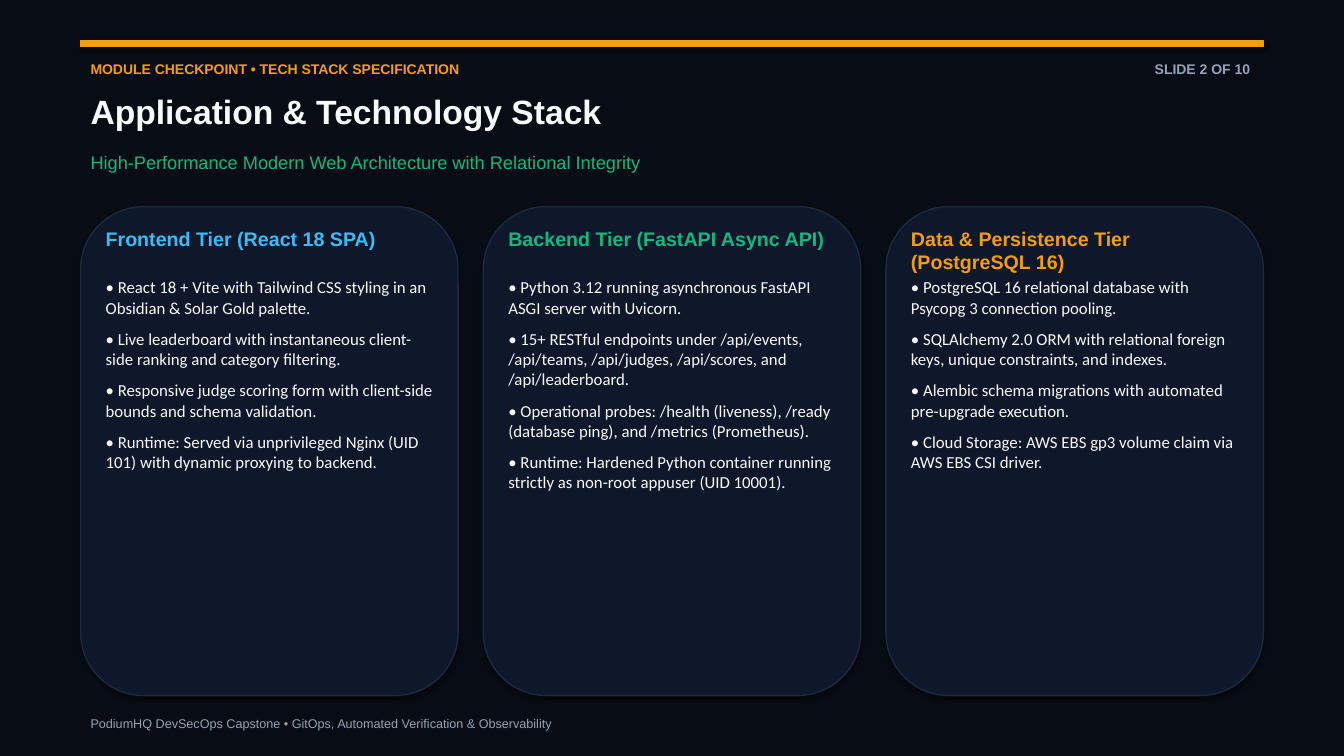
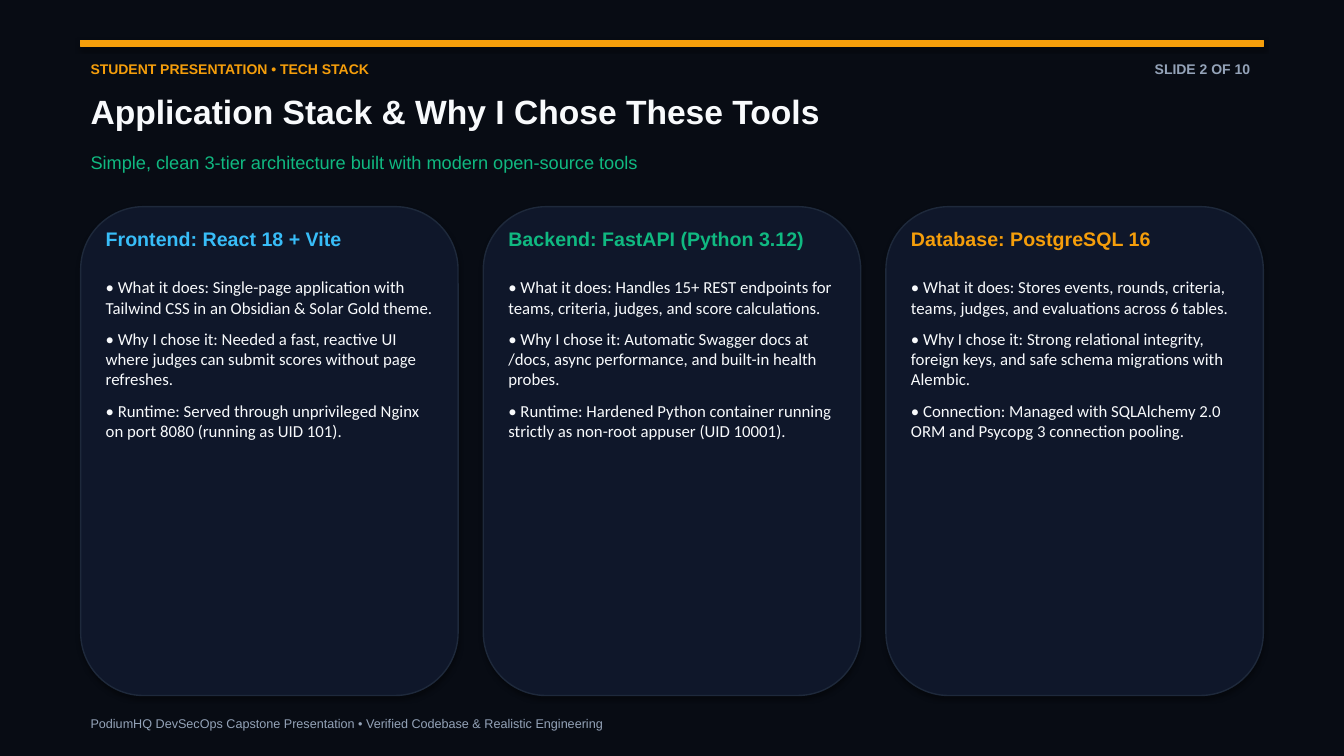
Before and after one commit to nandakishore-dasari/podiumHQ, a slide deck: slide 2 of demo/slides.pptx. Drawn at 1344x756 pixels with LibreOffice and Linux fonts; fonts in the diff are those of the drawing. Boxes give left, top, right and bottom in pixels: in the first picture for what was removed or moved away, otherwise in the second. Text is boxed around its words. In the diff, an @@ line names an element or a change of style, - is before the commit and + after.

Commit message:
docs(presentation): revise slides and PDF to student-friendly presentation with natural speaking lines

```diff
--- a/demo/slides.pptx
+++ b/demo/slides.pptx
@@ text at [91, 64, 369, 74]: text changed @@
-MODULE CHECKPOINT • TECH STACK SPECIFICATION
+STUDENT PRESENTATION • TECH STACK
@@ text at [91, 99, 819, 131]: text changed @@
-Application & Technology Stack
+Application Stack & Why I Chose These Tools
@@ text at [91, 156, 637, 173]: text changed @@
-High-Performance Modern Web Architecture with Relational Integrity
+Simple, clean 3-tier architecture built with modern open-source tools
@@ text at [106, 231, 342, 246]: text changed @@
-Frontend Tier (React 18 SPA)
+Frontend: React 18 + Vite
@@ text at [508, 232, 804, 250]: text changed @@
-Backend Tier (FastAPI Async API)
+Backend: FastAPI (Python 3.12)
@@ text at [911, 231, 1151, 250]: text changed @@
-Data & Persistence Tier (PostgreSQL 16)
+Database: PostgreSQL 16
@@ text at [106, 281, 432, 440]: text changed @@
-• React 18 + Vite with Tailwind CSS styling in an Obsidian & Solar Gold palette.
-• Live leaderboard with instantaneous client-side ranking and category filtering.
-• Responsive judge scoring form with client-side bounds and schema validation.
-• Runtime: Served via unprivileged Nginx (UID 101) with dynamic proxying to backend.
+• What it does: Single-page application with Tailwind CSS in an Obsidian & Solar Gold theme.
+• Why I chose it: Needed a fast, reactive UI where judges can submit scores without page refreshes.
+• Runtime: Served through unprivileged Nginx on port 8080 (running as UID 101).
@@ text at [508, 281, 831, 388]: text changed @@
-• Python 3.12 running asynchronous FastAPI ASGI server with Uvicorn.
-• 15+ RESTful endpoints under /api/events, /api/teams, /api/judges, /api/scores, and /api/leaderboard.
-• Operational probes: /health (liveness), /ready (database ping), and /metrics (Prometheus).
+• What it does: Handles 15+ REST endpoints for teams, criteria, judges, and score calculations.
+• Why I chose it: Automatic Swagger docs at /docs, async performance, and built-in health probes.
@@ text at [911, 281, 1228, 440]: text changed @@
-• PostgreSQL 16 relational database with Psycopg 3 connection pooling.
-• SQLAlchemy 2.0 ORM with relational foreign keys, unique constraints, and indexes.
-• Alembic schema migrations with automated pre-upgrade execution.
-• Cloud Storage: AWS EBS gp3 volume claim via AWS EBS CSI driver.
+• What it does: Stores events, rounds, criteria, teams, judges, and evaluations across 6 tables.
+• Why I chose it: Strong relational integrity, foreign keys, and safe schema migrations with Alembic.
+• Connection: Managed with SQLAlchemy 2.0 ORM and Psycopg 3 connection pooling.
@@ text at [91, 719, 603, 731]: text changed @@
-PodiumHQ DevSecOps Capstone • GitOps, Automated Verification & Observability
+PodiumHQ DevSecOps Capstone Presentation • Verified Codebase & Realistic Engineering
```
Also in this commit, not shown: 9 other slides changed, 3 other files.
